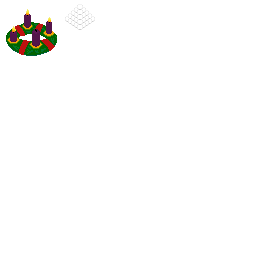
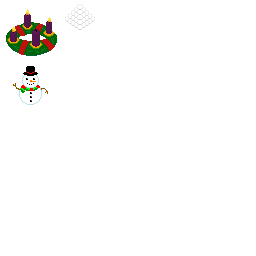
Layer changes from the first 256×256 image to the second:
added layer "Schnettmann.png" above "Schneeballmunitionslager.png" over [left=13, top=66, right=48, bottom=105]
